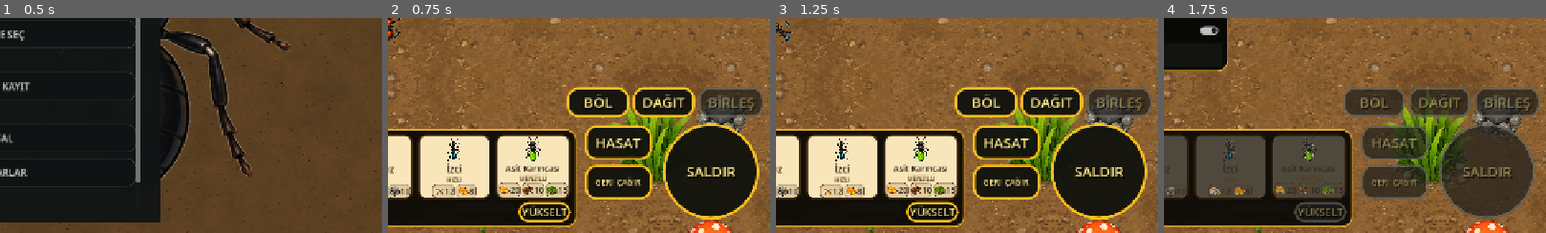
Above: before the commit, frames 1-4 (left to right).
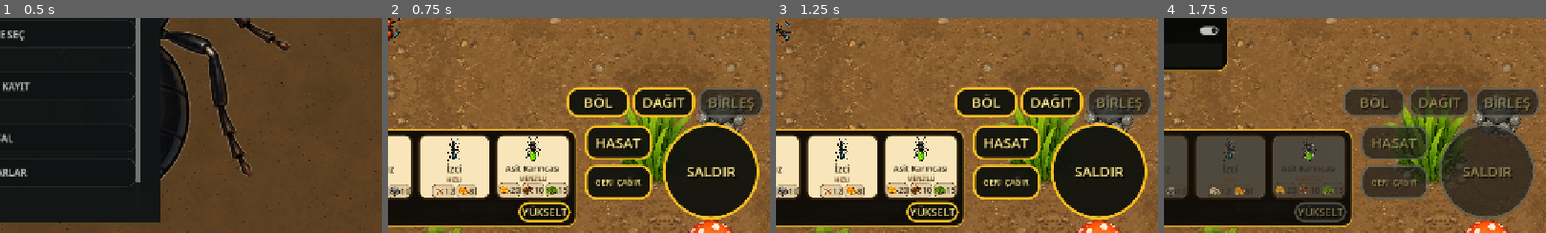
Above: after the commit, the same moments.

Repository: mehmetdem2005/colony-dominion-io
Game: Godot game, scene res://scenes/boot.tscn
Same seed, same stepped clock (60 frames per second), same inputs: the game is played once before the commit and once after it.
Inputs:
- Up to frame 1 (0.5 s): no input
- Up to frame 2 (0.75 s): click "ÇEVRİM DIŞI OYNA" at 0.5 s
- Up to frame 3 (1.25 s): no input
- Up to frame 4 (1.75 s): click "SES" at 1.25 s
The pictures show only the part of the screen within x 50-100%, y 50-100%; the shares and areas given below are measured in that part.

Frame 1 is identical in both runs. In frame 2, 0.2% of the frame differs, in the area x 8-26%, y 97-100%; in frame 3, 0.2%; in frame 4, 0.2%.

Commit message:
Align small broadleaf atlas region

Diff:
--- a/assets/props/wild_weeds/wild_weed_broadleaf_small.tres
+++ b/assets/props/wild_weeds/wild_weed_broadleaf_small.tres
@@ -4,4 +4,4 @@
 
 [resource]
 atlas = ExtResource("1_atlas")
-region = Rect2(768, 0, 256, 256)
+region = Rect2(480, 0, 160, 160)
